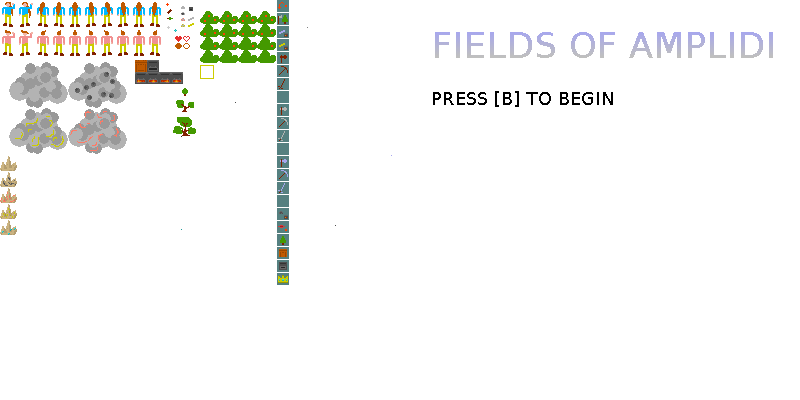
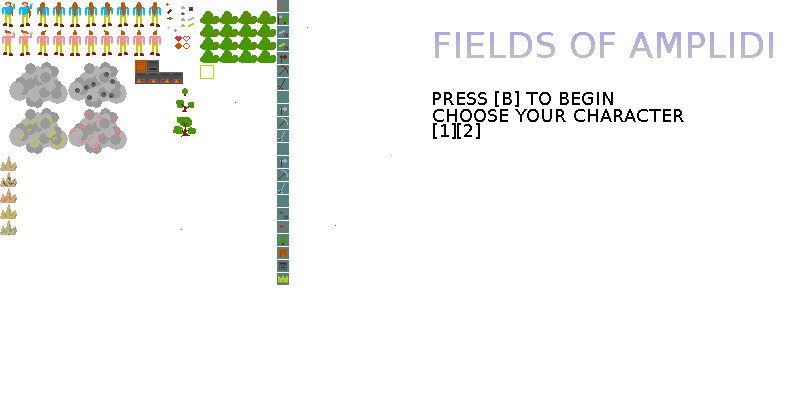
Layers edited between the first and the second 800 × 400 image:
added layer "CHOOSE YOUR CHARACTER" above "[2]" over [433, 109, 684, 122]
added layer "[2]" above "[1]" over [457, 123, 480, 139]
added layer "[1]" above "Hintergrund" over [433, 123, 456, 139]
